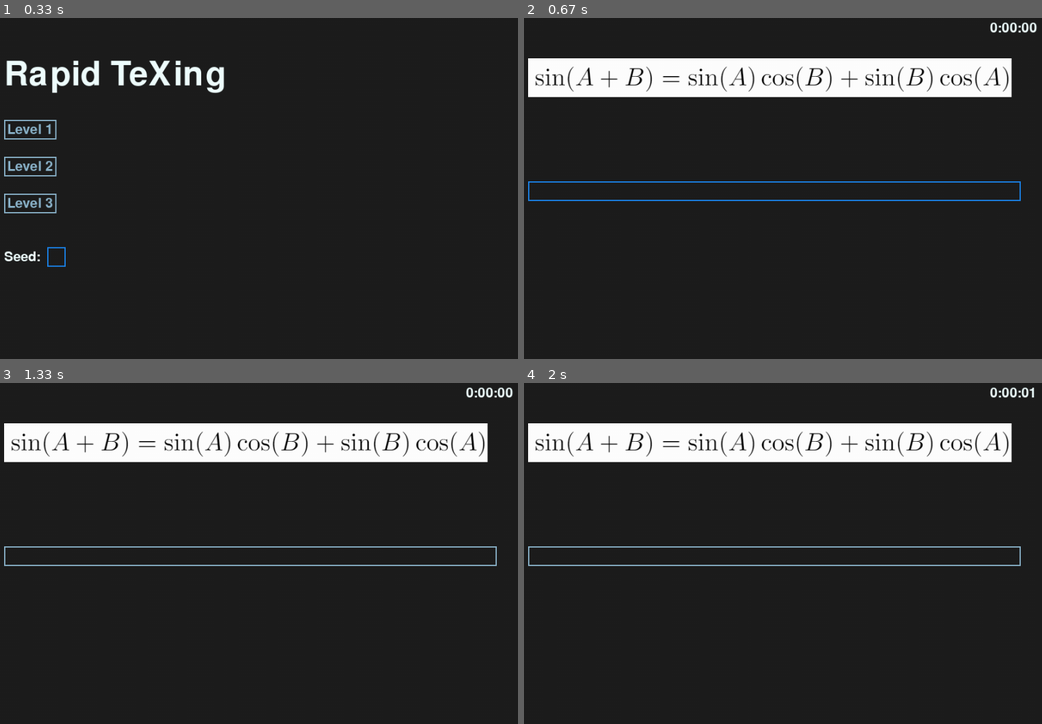
Above: before the commit, frames 1-4 (two rows, left to right).
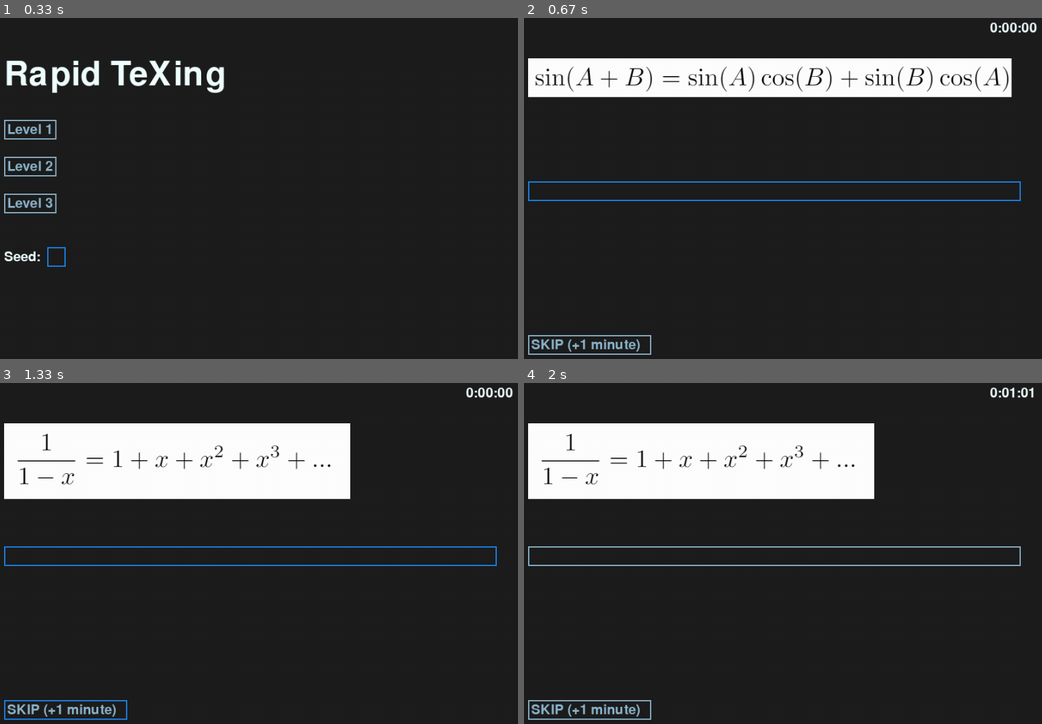
Above: after the commit, the same moments.

Repository: NiamV/OxfordHack
Game: pygame game, started from textInput.py
The game is run twice, just before and just after one commit, with the same random seed, the same clock (stepped at 60 frames per second) and the same inputs.
Inputs (mouse positions are in pixels of both pictures, inside the frame that each line leads up to):
- Up to frame 1 (0.33 s): no input
- Up to frame 2 (0.67 s): click "Level 2" at 0.38 s
- Up to frame 3 (1.33 s): click (67, 710) at 0.72 s, where only the run after the commit has a clickable "SKIP (+1 minute)"; tap Enter at 1 s
- Up to frame 4 (2 s): click (outside the picture) at 1.38 s

Frame 1 is identical in both runs. In frame 2, 0.5% of the frame differs, in the area x 0-25%, y 92-99%; in frame 3, 13%, in the area x 0-96%, y 11-99%; in frame 4, 12%.

Commit message:
Added skip button

Diff:
--- a/textInput.py
+++ b/textInput.py
@@ -200,6 +200,7 @@
         eqTxt = [equationsFile[threeImages[i]-1] for i in range(0,GAME_LENGTH) ]
 
         questions = [ Question(i, eqImg[i], eqTxt[i]) for i in range(GAME_LENGTH)]
+        skipButton = Button(LEFT_MARGIN, screenHeight - 200, 85, FONT_SIZE, "SKIP (+1 minute)")
 
         gameDone = False
 
@@ -215,8 +216,7 @@
                         if questions[count].isCorrect():
                             count += 1
                             if count >= GAME_LENGTH:
-                                endtime = timerText
-                                print(endtime)
+                                endtime = secondsToString(counter).rjust(3)
                                 gameDone = True
                                 break
                             else:
@@ -225,21 +225,31 @@
                         # screen.blit(eqImg[count-1], (0, 0))
 
                 questions[count].inputBox.handle_event(event)
+                skipButton.handle_event(event)
 
             # UI Updates
             screen.fill((30, 30, 30))
 
+            if skipButton.active:
+                count += 1 # Moves onto next question
+                counter += 60 # Increases stopwatch count by 1 min (60 seconds)
+                if count >= GAME_LENGTH: # Checks if game is finished
+                    endtime = secondsToString(counter).rjust(3)
+                    gameDone = True
+                skipButton.active = False
 
             try:
                 # Refreshes inputbox size, clears screen, and displays question and timer
                 questions[count].inputBox.update()
                 questions[count].draw(screen)
+                skipButton.update()
+                skipButton.draw(screen)
 
                 screen.blit(FONT.render(timerText, True, COLOR_MAIN), (screenWidth - 150, 40))
             except IndexError:
                 # Shows endgame screen
                 screen.blit(FONT.render("You're done!", True, COLOR_MAIN), (LEFT_MARGIN, LEFT_MARGIN))
-                screen.blit(FONT.render("You took this " + endtime, True, COLOR_MAIN), (LEFT_MARGIN, LEFT_MARGIN + 100))
+                screen.blit(FONT.render("You took this long: " + endtime, True, COLOR_MAIN), (LEFT_MARGIN, LEFT_MARGIN + 100))
                 pg.display.flip()
                 notQuiteDone = True
 
